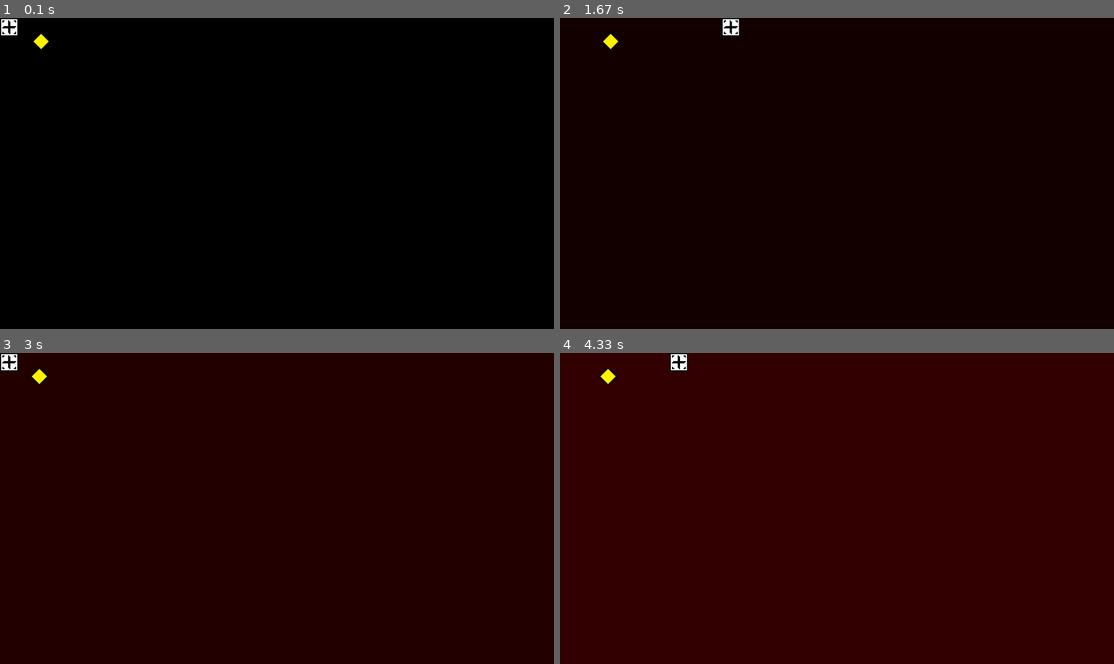
Above: before the commit, frames 1-4 (two rows, left to right).
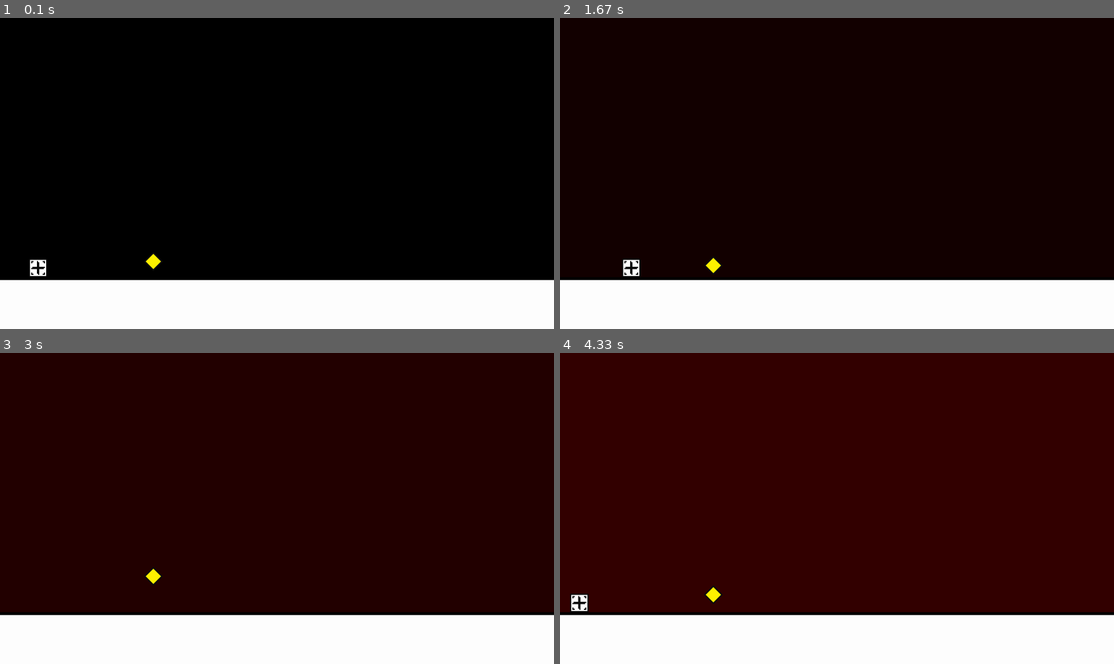
Above: after the commit, the same moments.

Repository: MakerBox-NZ/pygame_trukavev2
Game: pygame game, started from Gam e.py
The game is run twice, just before and just after one commit, with the same random seed, the same clock (stepped at 60 frames per second) and the same inputs.
Inputs:
- Up to frame 1 (0.1 s): no input
- Up to frame 2 (1.67 s): hold D 0.33-0.8 s; hold W 0.83-1.13 s; hold D 1.17-1.63 s
- Up to frame 3 (3 s): hold A 1.67-2.2 s; hold S 2.23-2.53 s; hold A 2.57-2.97 s
- Up to frame 4 (4.33 s): hold D 3.4-4.03 s; hold S from 4.07 s (still down)

The runs differ from the first frame. In frame 1, 16% of the frame differs, in the area x 0-100%, y 0-100%; in frame 2, 16%; in frame 3, 17%; in frame 4, 17%.

Commit message:
Made you respawn!
Also added a ground.

Diff:
--- a/Gam e.py
+++ b/Gam e.py
@@ -16,7 +16,7 @@
         self.momentumX = 0
         self.momentumY = 0
 
-        self.score = 0
+        self.deaths = 0
 
         self.images = [ ]
         img = pygame.image.load(os.path.join('images', 'player.png')).convert()
@@ -41,8 +41,9 @@
 
         enemy_hit_list = pygame.sprite.spritecollide(self, enemy_list, False)
         for enemy in enemy_hit_list:
-            self.score -= 1
-            print(self.score)
+            self.rect.x = 100
+            self.deaths += 1
+            print(self.deaths)
 
 class Enemy(pygame.sprite.Sprite):
     def __init__(self,x,y,img):
@@ -55,15 +56,25 @@
         self.rect.y = y
         self.counter = 0
     def move(self):
-        if self.counter >= 0 and self.counter <= 60:
-            self.rect.x += 1
-        elif self.counter >= 60 and self.counter <= 120:
-            self.rect.x -= 1
+        if self.counter >= 0 and self.counter <= 50:
+            self.rect.y -= 2
+        elif self.counter >= 50 and self.counter <= 100:
+            self.rect.y += 2
         else:
             self.counter = 0
             print('reset')
 
         self.counter += 1
+
+class Ground(pygame.sprite.Sprite):
+    def __init__(self,x,y,img):
+        pygame.sprite.Sprite.__init__(self)
+        self.image = pygame.image.load(os.path.join('images', img))
+        self.image.convert_alpha()
+        self.image.set_colorkey(alpha)
+        self.rect = self.image.get_rect()
+        self.rect.x = x
+        self.rect.y = y
 
 # SETUP
 screenSize = [1920, 1080]
@@ -92,16 +103,21 @@
 c = 0
 
 player = Player() # Spawning player.
-player.rect.x = 0
-player.rect.y = 0
+player.rect.x = 100
+player.rect.y = 836
 movingsprites = pygame.sprite.Group()
 movingsprites.add(player)
 movesteps = 5
 
 #enemy code
-enemy = Enemy(100,50, 'enemy.png')
+enemy = Enemy(500,836, 'enemy.png')
 enemy_list = pygame.sprite.Group()
 enemy_list.add(enemy)
+
+#ground code
+ground = Ground(0,900, 'line.png')
+ground_list = pygame.sprite.Group()
+ground_list.add(ground)
 
 # MAIN LOOP/GAME
 while main == True:
@@ -165,7 +181,7 @@
     screen.fill([a,b,c])
     player.update(enemy_list)
     movingsprites.draw(screen)
-
+    ground_list.draw(screen)
     enemy_list.draw(screen)
     enemy.move()
     pygame.display.flip()
Binary file added: images/line.png
